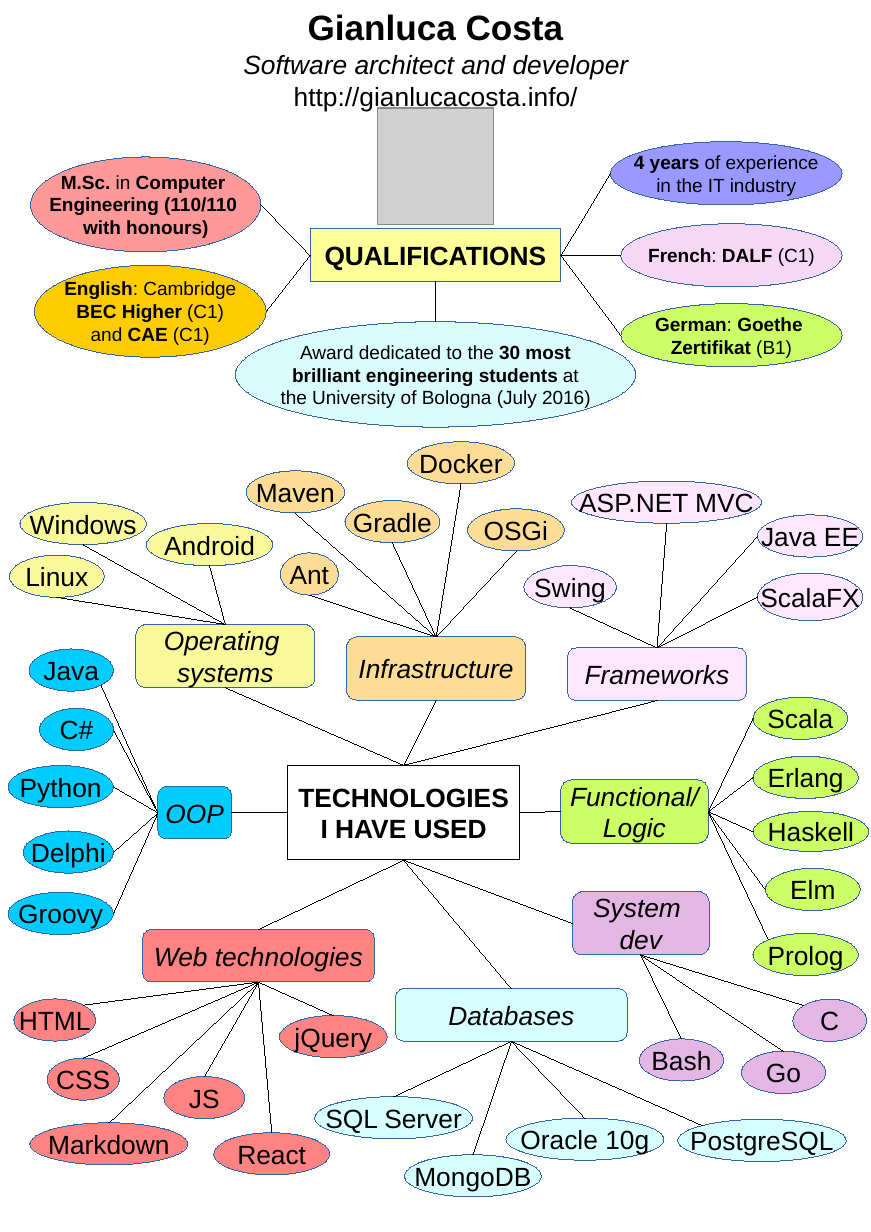
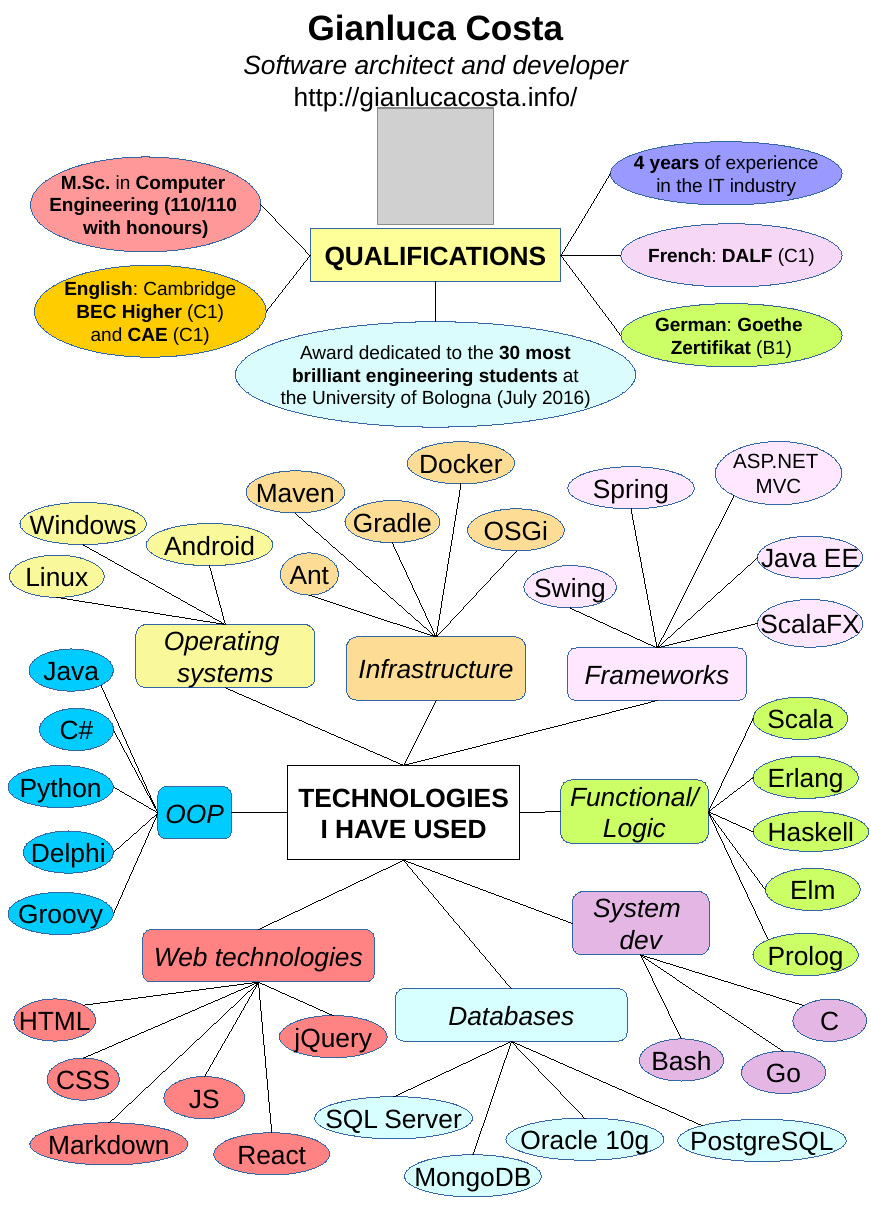
Before and after one commit to giancosta86/giancosta86.github.io, a slide deck: slide 1 of _sources/cv_costa_en.odp. Drawn at 871x1232 pixels with LibreOffice and Linux fonts; fonts in the diff are those of the drawing; grey boxes stand for pictures. Boxes give left, top, right and bottom in pixels: in the first picture for what was removed or moved away, otherwise in the second. Text is boxed around its words. In the diff, an @@ line names an element or a change of style, - is before the commit and + after.

```diff
--- a/_sources/cv_costa_en.odp
+++ b/_sources/cv_costa_en.odp
@@ ellipse "ASP.NET MVC": place and size @@
-ellipse "ASP.NET MVC" at (571,481,761,523)
+ellipse "ASP.NET MVC" at (715,441,842,504)
@@ ellipse "ASP.NET MVC" at (715,441,842,504): size 18 to 14 pt @@
@@ ellipse added at (568,467,694,509), fill #FFE7FF, outline #3465A4 0 pt, 18 pt, text #000000 @@
+Spring
@@ line added from (631, 509) to (657, 648), #000000 0 pt @@
@@ line moved from (657, 648) - (667, 523) to (657, 648) - (734, 495) @@
@@ ellipse "Java EE": place and size @@
-ellipse "Java EE" at (757,515,863,557)
+ellipse "Java EE" at (757,536,863,578)
@@ line moved from (757, 536) - (657, 648) to (757, 557) - (657, 648) @@
@@ ellipse "ScalaFX": place and size @@
-ellipse "ScalaFX" at (757,573,863,620)
+ellipse "ScalaFX" at (757,599,863,647)
@@ line moved from (757, 596) - (657, 648) to (757, 623) - (657, 648) @@
```
Also in this commit, not shown: 1 other file.
